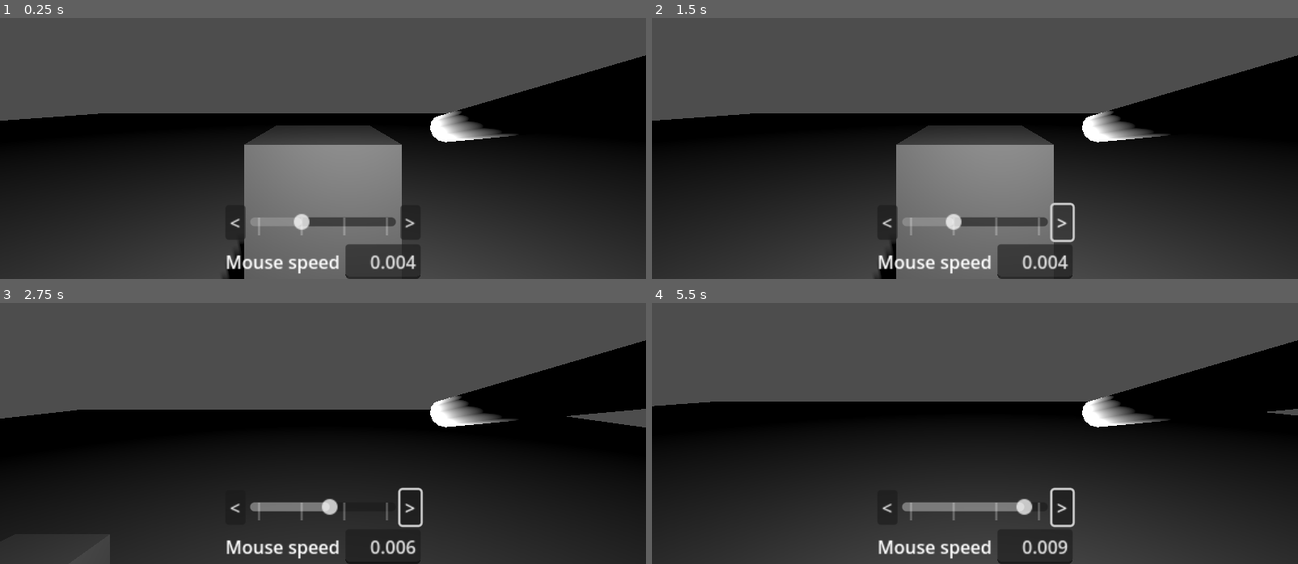
Above: before the commit, frames 1-4 (two rows, left to right).
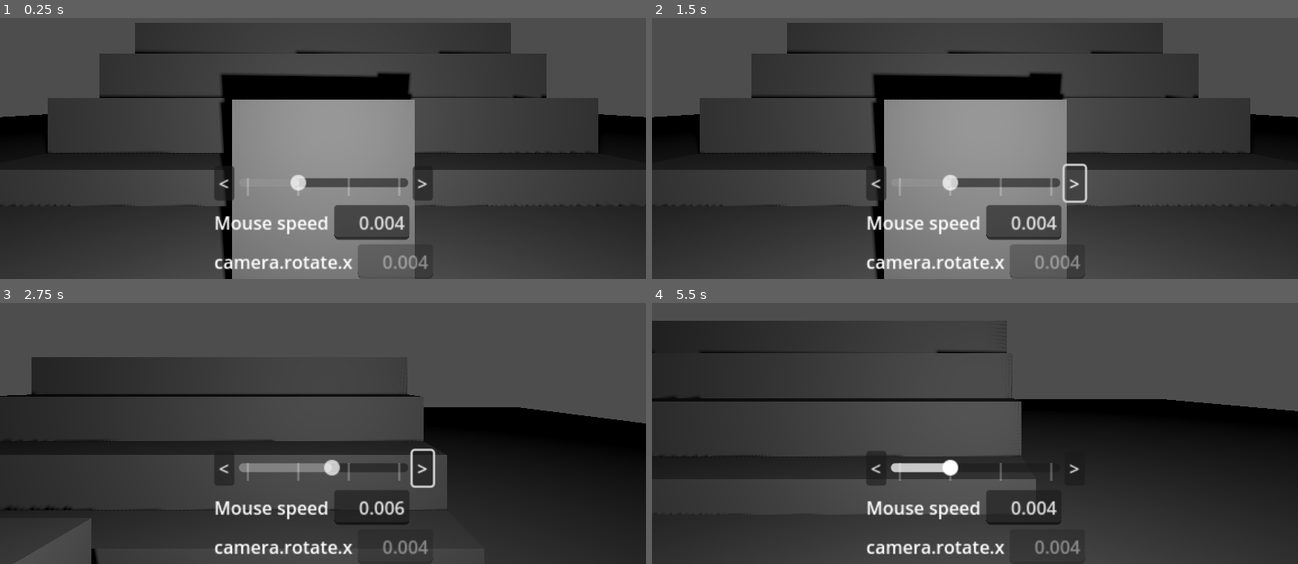
Above: after the commit, the same moments.

Repository: WLGfx/godot-player-and-controls
Game: Godot game, scene res://scene/cameraWithOmnilight.tscn
Same seed, same stepped clock (60 frames per second), same inputs: the game is played once before the commit and once after it.
Inputs (mouse positions are in pixels of both pictures, inside the frame that each line leads up to):
- Up to frame 1 (0.25 s): no input
- Up to frame 2 (1.5 s): click "<" at 0.5 s; click ">" at 1.25 s
- Up to frame 3 (2.75 s): tap Enter at 2 s; move the mouse to (465, 365) at 2.02 s; hold D (right) from 2.03 s (still down); hold Shift (move boost) from 2.03 s (still down); click (465, 365) at 2.17 s; tap Space (jump) at 2.27 s
- Up to frame 4 (5.5 s): move the mouse to (845, 399) at 2.77 s; release D (right) at 2.78 s; release Shift (move boost) at 2.78 s; hold S (backward) 2.78-3.53 s; tap Shift (move boost) at 2.85, 4.35 s; click (845, 399) at 2.92 s; tap Space (jump) at 3.02, 4.52, 5.27 s; move the mouse to (outside the picture) at 3.52 s; hold D (right) 3.53-4.28 s; hold Shift (move boost) 3.53-4.28 s; click (outside the picture) at 3.67 s; move the mouse to (942, 454) at 4.27 s; hold W (forward) 4.28-5.03 s; click (942, 454) at 4.42 s; move the mouse to (1168, 436) at 5.02 s; hold A (left) from 5.03 s (still down); hold Shift (move boost) from 5.03 s (still down); click (1168, 436) at 5.17 s

The runs differ from the first frame. In frame 1, 39% of the frame differs, in the area x 0-100%, y 1-100%; in frame 2, 39%; in frame 3, 33%; in frame 4, 33%.

Commit message:
minor updates

Diff:
--- a/scene/cameraWithOmnilight.tscn
+++ b/scene/cameraWithOmnilight.tscn
@@ -11,6 +11,17 @@
 
 [sub_resource type="BoxShape3D" id="BoxShape3D_4aqb7"]
 size = Vector3(49, 0.5, 49)
+
+[sub_resource type="StandardMaterial3D" id="StandardMaterial3D_xhhkd"]
+disable_receive_shadows = true
+
+[sub_resource type="CylinderMesh" id="CylinderMesh_12foe"]
+material = SubResource("StandardMaterial3D_xhhkd")
+top_radius = 0.01
+bottom_radius = 0.02
+height = 0.2
+radial_segments = 8
+cap_bottom = false
 
 [sub_resource type="CapsuleShape3D" id="CapsuleShape3D_2r26q"]
 radius = 0.2
@@ -20,15 +31,11 @@
 radius = 0.2
 height = 1.6
 
-[sub_resource type="StandardMaterial3D" id="StandardMaterial3D_xhhkd"]
-disable_receive_shadows = true
-
-[sub_resource type="CylinderMesh" id="CylinderMesh_12foe"]
-material = SubResource("StandardMaterial3D_xhhkd")
-top_radius = 0.02
-bottom_radius = 0.02
-height = 0.3
-radial_segments = 12
+[sub_resource type="BoxMesh" id="BoxMesh_kgif6"]
+size = Vector3(10, 1, 1)
+
+[sub_resource type="ConcavePolygonShape3D" id="ConcavePolygonShape3D_2wqty"]
+data = PackedVector3Array(-5, 0.5, 0.5, 5, 0.5, 0.5, -5, -0.5, 0.5, 5, 0.5, 0.5, 5, -0.5, 0.5, -5, -0.5, 0.5, 5, 0.5, -0.5, -5, 0.5, -0.5, 5, -0.5, -0.5, -5, 0.5, -0.5, -5, -0.5, -0.5, 5, -0.5, -0.5, 5, 0.5, 0.5, 5, 0.5, -0.5, 5, -0.5, 0.5, 5, 0.5, -0.5, 5, -0.5, -0.5, 5, -0.5, 0.5, -5, 0.5, -0.5, -5, 0.5, 0.5, -5, -0.5, -0.5, -5, 0.5, 0.5, -5, -0.5, 0.5, -5, -0.5, -0.5, 5, 0.5, 0.5, -5, 0.5, 0.5, 5, 0.5, -0.5, -5, 0.5, 0.5, -5, 0.5, -0.5, 5, 0.5, -0.5, -5, -0.5, 0.5, 5, -0.5, 0.5, -5, -0.5, -0.5, 5, -0.5, 0.5, 5, -0.5, -0.5, -5, -0.5, -0.5)
 
 [node name="playground" type="Node3D"]
 
@@ -54,25 +61,29 @@
 transform = Transform3D(1, 0, 0, 0, 1, 0, 0, 0, 1, 0, 1, 2)
 script = ExtResource("1_vdvge")
 
+[node name="wand" type="MeshInstance3D" parent="player"]
+transform = Transform3D(0.993805, -0.111139, -4.85805e-09, 0, -4.37113e-08, 0.999999, -0.111139, -0.993804, -4.34405e-08, 0.0658448, 0.537448, -0.191114)
+mesh = SubResource("CylinderMesh_12foe")
+skeleton = NodePath("light")
+
+[node name="light" type="OmniLight3D" parent="player/wand"]
+transform = Transform3D(1, 7.0082e-09, 8.94624e-08, 8.9407e-08, -0.163171, -0.986599, 7.68341e-09, 0.986599, -0.163171, 6.29425e-05, 0.112153, 6.73532e-05)
+light_size = 0.03
+light_specular = 1.0
+shadow_enabled = true
+shadow_bias = 0.001
+shadow_blur = 2.749
+omni_range = 20.0
+
+[node name="camera" type="Camera3D" parent="player"]
+transform = Transform3D(1, 0, 0, 0, 1, 0, 0, 0, 1, -0.00061667, 0.71411, -0.204734)
+
 [node name="shape" type="CollisionShape3D" parent="player"]
 shape = SubResource("CapsuleShape3D_2r26q")
 
 [node name="mesh" type="MeshInstance3D" parent="player"]
 mesh = SubResource("CapsuleMesh_j3jml")
 skeleton = NodePath("../..")
-
-[node name="camera" type="Camera3D" parent="player/mesh"]
-transform = Transform3D(1, 0, 0, 0, 1, 0, 0, 0, 1, 0, 1, 0)
-
-[node name="light" type="OmniLight3D" parent="player/mesh/camera"]
-transform = Transform3D(0.997165, -0.0146502, 0.0737997, 0.00922416, 0.997265, 0.0733353, -0.0746722, -0.0724467, 0.994573, 0.176222, -0.0573279, -0.385842)
-light_size = 0.08
-shadow_enabled = true
-omni_range = 20.0
-
-[node name="wand" type="MeshInstance3D" parent="player/mesh/camera/light"]
-transform = Transform3D(1, -7.45058e-09, -1.11759e-08, 3.72529e-09, -0.163171, 0.986598, 1.49012e-08, -0.986598, -0.163171, 1.49012e-08, 0.0331647, 0.182554)
-mesh = SubResource("CylinderMesh_12foe")
 
 [node name="Control" type="Control" parent="player"]
 layout_mode = 3
@@ -132,6 +143,61 @@
 text = "0.004"
 alignment = 2
 
+[node name="HBoxContainer3" type="HBoxContainer" parent="player/Control/VBoxContainer"]
+layout_mode = 2
+
+[node name="Label" type="Label" parent="player/Control/VBoxContainer/HBoxContainer3"]
+layout_mode = 2
+text = "camera.rotate.x"
+
+[node name="camera rotate x" type="LineEdit" parent="player/Control/VBoxContainer/HBoxContainer3"]
+layout_mode = 2
+text = "0.004"
+alignment = 2
+editable = false
+
+[node name="steps" type="Node3D" parent="."]
+transform = Transform3D(1, 0, 0, 0, 1, 0, 0, 0, 1, 0, 0, -2)
+
+[node name="floor piece" type="StaticBody3D" parent="steps"]
+
+[node name="MeshInstance3D" type="MeshInstance3D" parent="steps/floor piece"]
+mesh = SubResource("BoxMesh_kgif6")
+skeleton = NodePath("../..")
+
+[node name="CollisionShape3D" type="CollisionShape3D" parent="steps/floor piece"]
+shape = SubResource("ConcavePolygonShape3D_2wqty")
+
+[node name="floor piece2" type="StaticBody3D" parent="steps"]
+transform = Transform3D(1, 0, 0, 0, 1, 0, 0, 0, 1, 0, 1, -1)
+
+[node name="MeshInstance3D" type="MeshInstance3D" parent="steps/floor piece2"]
+mesh = SubResource("BoxMesh_kgif6")
+skeleton = NodePath("../..")
+
+[node name="CollisionShape3D" type="CollisionShape3D" parent="steps/floor piece2"]
+shape = SubResource("ConcavePolygonShape3D_2wqty")
+
+[node name="floor piece3" type="StaticBody3D" parent="steps"]
+transform = Transform3D(1, 0, 0, 0, 1, 0, 0, 0, 1, 0, 2, -2)
+
+[node name="MeshInstance3D" type="MeshInstance3D" parent="steps/floor piece3"]
+mesh = SubResource("BoxMesh_kgif6")
+skeleton = NodePath("../..")
+
+[node name="CollisionShape3D" type="CollisionShape3D" parent="steps/floor piece3"]
+shape = SubResource("ConcavePolygonShape3D_2wqty")
+
+[node name="floor piece4" type="StaticBody3D" parent="steps"]
+transform = Transform3D(1, 0, 0, 0, 1, 0, 0, 0, 1, 0, 3, -3)
+
+[node name="MeshInstance3D" type="MeshInstance3D" parent="steps/floor piece4"]
+mesh = SubResource("BoxMesh_kgif6")
+skeleton = NodePath("../..")
+
+[node name="CollisionShape3D" type="CollisionShape3D" parent="steps/floor piece4"]
+shape = SubResource("ConcavePolygonShape3D_2wqty")
+
 [connection signal="pressed" from="player/Control/VBoxContainer/HBoxContainer2/mouse speed down" to="player" method="_on_mouse_speed_down_pressed"]
 [connection signal="value_changed" from="player/Control/VBoxContainer/HBoxContainer2/mouse speed" to="player" method="_on_mouse_speed_value_changed"]
 [connection signal="pressed" from="player/Control/VBoxContainer/HBoxContainer2/mouse speed up" to="player" method="_on_mouse_speed_up_pressed"]
--- a/scene/player.gd
+++ b/scene/player.gd
@@ -1,16 +1,18 @@
 extends CharacterBody3D
 
-@onready var camera: Camera3D = $mesh/camera
+@onready var camera: Camera3D = $camera
 @onready var player: CharacterBody3D = $"."
+@onready var wand: MeshInstance3D = $wand
 
 @onready var mouse_speed_le: LineEdit = $"Control/VBoxContainer/HBoxContainer/mouse speed"
 @onready var mouse_speed_sl: HSlider = $"Control/VBoxContainer/HBoxContainer2/mouse speed"
+@onready var camera_rotate_x: LineEdit = $"Control/VBoxContainer/HBoxContainer3/camera rotate x"
 
 
 # globals for mouse control
 var mouse_sensitivity = 0.004
-var upDownMinAngle = -90.0
-var upDownMaxAngle = 90.0
+var upDownMinAngle = -1.1
+var upDownMaxAngle = 1.57
 
 var mouse_active = false # handled by right mouse button
 
@@ -62,10 +64,16 @@
 	if mouse_active and event is InputEventMouseMotion:
 		# Rotate camera up and down
 		camera.rotation.x -= event.relative.y * mouse_sensitivity
-		camera.rotation.x = clamp(camera.rotation.x, deg_to_rad(upDownMinAngle), deg_to_rad(upDownMaxAngle))
+		camera.rotation.x = clamp(camera.rotation.x, upDownMinAngle, upDownMaxAngle)
+
+		# copy to lights rotation
+		wand.rotation.x = camera.rotation.x - deg_to_rad(90)
 
 		# Rotate player left and right
 		rotation.y -= event.relative.x * mouse_sensitivity
+
+		# copy y rotate to the input text box
+		camera_rotate_x.text = str(camera.rotation.x)
 
 	if mouse_active: # ! FIX to only be set once
 		Input.set_mouse_mode(Input.MOUSE_MODE_CAPTURED)
Not shown: 1 places in scene/cameraWithOmnilight.tscn that only renumber resources
